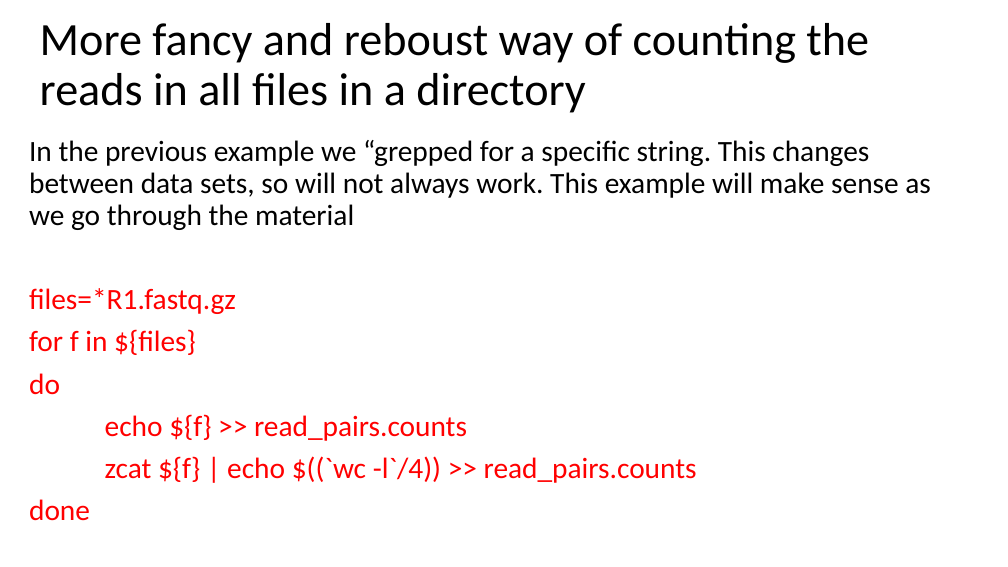
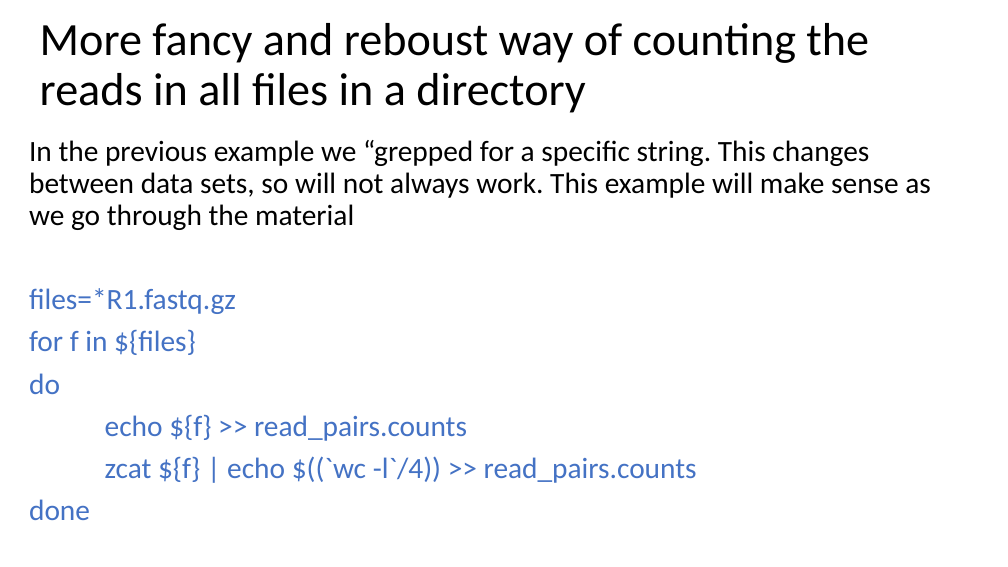
Before and after one commit to peterthorpe5/Msc_Digital_Health, a slide deck: slide 12 of powerpoint/3_basic_UNIX.pptx. Drawn at 1008x567 pixels with LibreOffice and Linux fonts; fonts in the diff are those of the drawing. Boxes give left, top, right and bottom in pixels: in the first picture for what was removed or moved away, otherwise in the second. Text is boxed around its words. In the diff, an @@ line names an element or a change of style, - is before the commit and + after.

```diff
--- a/powerpoint/3_basic_UNIX.pptx
+++ b/powerpoint/3_basic_UNIX.pptx
@@ text at (29, 288, 697, 520): text colour #FF0000 to #4472C4 in "files=*R1.fastq.gz", "for f in ${files}", "do", "echo ${f} >> read_pairs.counts" and 2 more places @@
```
Also in this commit, not shown: 1 other file.
